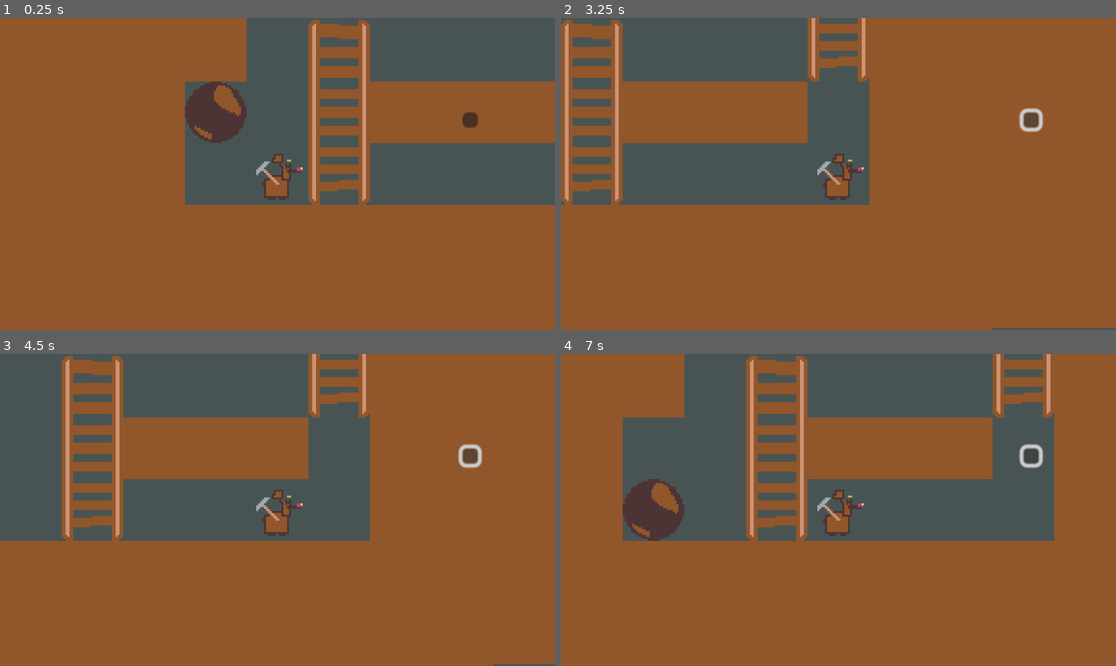
Above: before the commit, frames 1-4 (two rows, left to right).
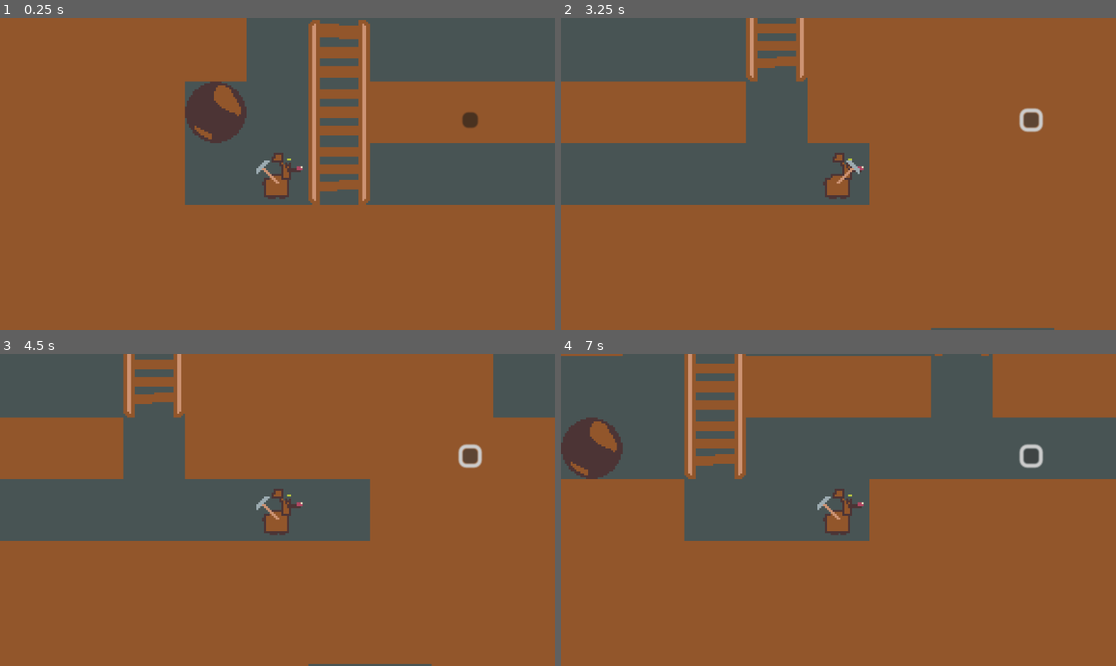
Above: after the commit, the same moments.

Repository: Zoey31/NGJ2024
Game: Godot game, scene res://scenes/tilemap_scene.tscn
Two runs of this game, one before a commit and one after it. Both use one fixed random seed, a clock stepped at 60 frames per second and the inputs below.
Inputs (mouse positions are in pixels of both pictures, inside the frame that each line leads up to):
- Up to frame 1 (0.25 s): no input
- Up to frame 2 (3.25 s): click (1032, 120) at 0.5 s; hold D (right) 1.28-2.03 s; hold S (down) 2.03-2.78 s; hold D (right) from 2.78 s (still down)
- Up to frame 3 (4.5 s): release D (right) at 3.53 s; hold W (up) 3.53-4.28 s; tap Enter at 4.25 s; hold A (left) from 4.28 s (still down)
- Up to frame 4 (7 s): release A (left) at 5.78 s; hold S (down) 5.78-6.53 s; hold D (right) from 6.53 s (still down)

The runs differ from the first frame. In frame 1, 0.1% of the frame differs, in the area x 46-55%, y 43-59%; in frame 2, 11%; in frame 3, 20%; in frame 4, 36%, in the area x 0-100%, y 0-60%.

Commit message:
Add digging, 1st attempt

Diff:
--- a/gameObjects/player.tscn
+++ b/gameObjects/player.tscn
@@ -6,6 +6,49 @@
 
 [sub_resource type="RectangleShape2D" id="RectangleShape2D_ed62g"]
 size = Vector2(32, 32)
+
+[sub_resource type="AtlasTexture" id="AtlasTexture_6jj2y"]
+atlas = ExtResource("1_dbnc4")
+region = Rect2(0, 0, 32, 32)
+
+[sub_resource type="AtlasTexture" id="AtlasTexture_4olpi"]
+atlas = ExtResource("1_dbnc4")
+region = Rect2(32, 0, 32, 32)
+
+[sub_resource type="AtlasTexture" id="AtlasTexture_qjrlu"]
+atlas = ExtResource("1_dbnc4")
+region = Rect2(64, 0, 32, 32)
+
+[sub_resource type="AtlasTexture" id="AtlasTexture_bsdc8"]
+atlas = ExtResource("1_dbnc4")
+region = Rect2(96, 0, 32, 32)
+
+[sub_resource type="AtlasTexture" id="AtlasTexture_mcjow"]
+atlas = ExtResource("1_dbnc4")
+region = Rect2(128, 0, 32, 32)
+
+[sub_resource type="SpriteFrames" id="SpriteFrames_sbbg6"]
+animations = [{
+"frames": [{
+"duration": 1.0,
+"texture": SubResource("AtlasTexture_6jj2y")
+}, {
+"duration": 1.0,
+"texture": SubResource("AtlasTexture_4olpi")
+}, {
+"duration": 1.0,
+"texture": SubResource("AtlasTexture_qjrlu")
+}, {
+"duration": 1.0,
+"texture": SubResource("AtlasTexture_bsdc8")
+}, {
+"duration": 1.0,
+"texture": SubResource("AtlasTexture_mcjow")
+}],
+"loop": true,
+"name": &"dig",
+"speed": 10.0
+}]
 
 [node name="Player" type="Node2D"]
 script = ExtResource("1_3bppj")
@@ -15,11 +58,9 @@
 [node name="CollisionShape2D" type="CollisionShape2D" parent="Area2D"]
 shape = SubResource("RectangleShape2D_ed62g")
 
-[node name="Sprite2D" type="Sprite2D" parent="."]
-texture = ExtResource("1_dbnc4")
-region_enabled = true
-region_rect = Rect2(0, 0, 32, 31)
-region_filter_clip_enabled = true
+[node name="AnimatedSprite2D" type="AnimatedSprite2D" parent="."]
+sprite_frames = SubResource("SpriteFrames_sbbg6")
+animation = &"dig"
 
 [node name="Camera2D" type="Camera2D" parent="."]
 zoom = Vector2(4, 4)
--- a/gameObjects/playerController.gd
+++ b/gameObjects/playerController.gd
@@ -7,11 +7,14 @@
 	down=3
 }
 
+@export var tilemap: TileMapLayer
+@onready var sprite := $AnimatedSprite2D
+
 var actions = []
 var blockAction = true
-@export var tilemap: TileMapLayer
 var turnManager
 @onready var pointsLabel = $Camera2D/UI/RichTextLabel
+var digging := false
 
 func getTransformVector(direction):
 	var result = Vector2(0, 0)
@@ -52,6 +55,11 @@
 
 func unblockActions(turnIndex):
 	blockAction = false
+	if digging:
+		digging = false
+
+		# sprite.stop()
+		# tilemap.erase_cell(nextPosition)
 
 func startMove(direction):
 	if direction not in actions:
@@ -105,7 +113,6 @@
 	return positionUnderCellData.get_custom_data("empty")
 
 func doAction(actions):
-	var possibleActions = getPossibleActions()
 	if blockAction:
 		return
 
@@ -114,6 +121,7 @@
 		turnManager.playerActionSelect.emit(tilemap)
 		return
 
+	var possibleActions = getPossibleActions()
 	if len(possibleActions) < 1:
 		return
 
@@ -124,10 +132,15 @@
 	var nextCellData: TileData = tilemap.get_cell_tile_data(nextPosition)
 	if not nextCellData or nextCellData.get_custom_data("empty"):
 		blockAction = true
+
 		position = position + getTransformVector(action)
+
 		turnManager.playerActionSelect.emit(tilemap)
-		return
 
+	if nextCellData and nextCellData.get_custom_data("destructable"):
+		sprite.play("dig")
+		digging = true
+		tilemap.erase_cell(nextPosition)
 
 func onGravityCheck(tileMap):
 	if not isFalling():
@@ -161,7 +174,6 @@
 	if event.is_action_released("down"):
 		stopMove(Direction.down)
 
-
 func _on_button_pressed() -> void:
 	print("kliklem")
 	pointsLabel.isToggled = true
Not shown: 1 places in gameObjects/player.tscn that only renumber resources
Not shown, changed: .gitignore
